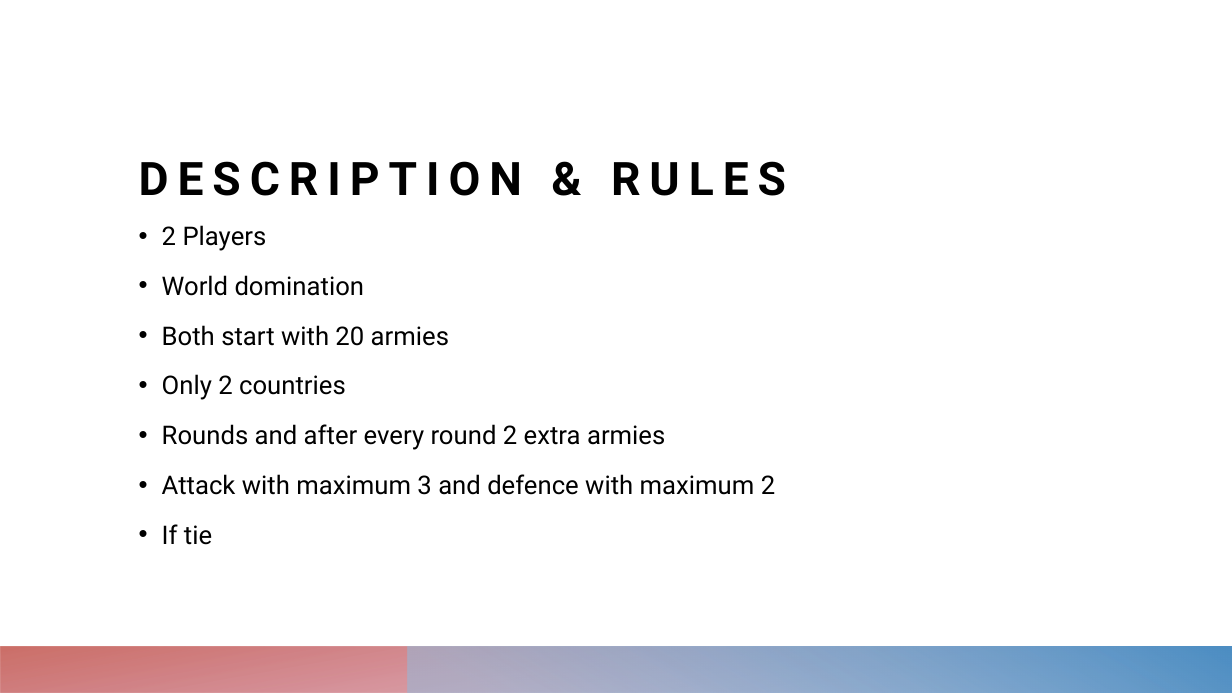
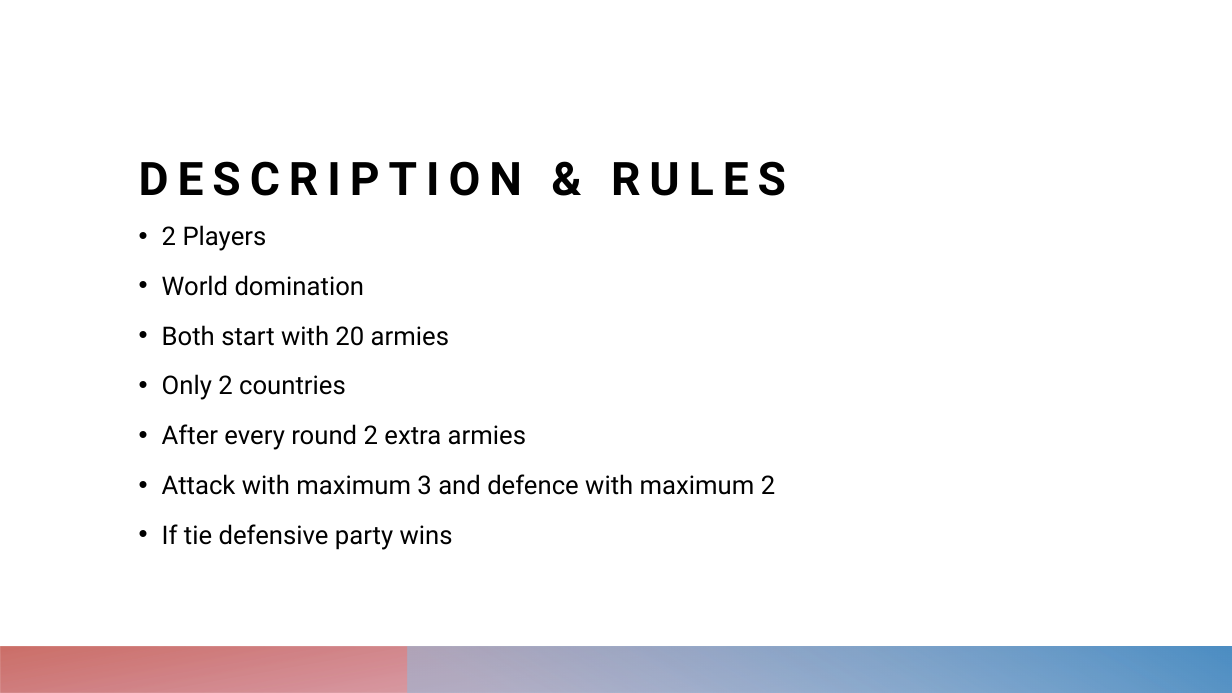
Before and after one commit to Sanka101/Project-Week-1-Build-Your-Own-Game, a slide deck: slide 2 of your-project/Presentation.pptx. Drawn at 1232x693 pixels with LibreOffice and Linux fonts; fonts in the diff are those of the drawing. Boxes give left, top, right and bottom in pixels: in the first picture for what was removed or moved away, otherwise in the second. Text is boxed around its words. In the diff, an @@ line names an element or a change of style, - is before the commit and + after.

Commit message:
Presentation

```diff
--- a/your-project/Presentation.pptx
+++ b/your-project/Presentation.pptx
@@ text at (162,424,526,450): text changed @@
-• Rounds and after every round 2 extra armies
+• After every round 2 extra armies
@@ text at (162,524,453,550): text changed @@
-• If tie
+• If tie defensive party wins
```
Also in this commit, not shown: 2 slides added, 2 slides removed.
